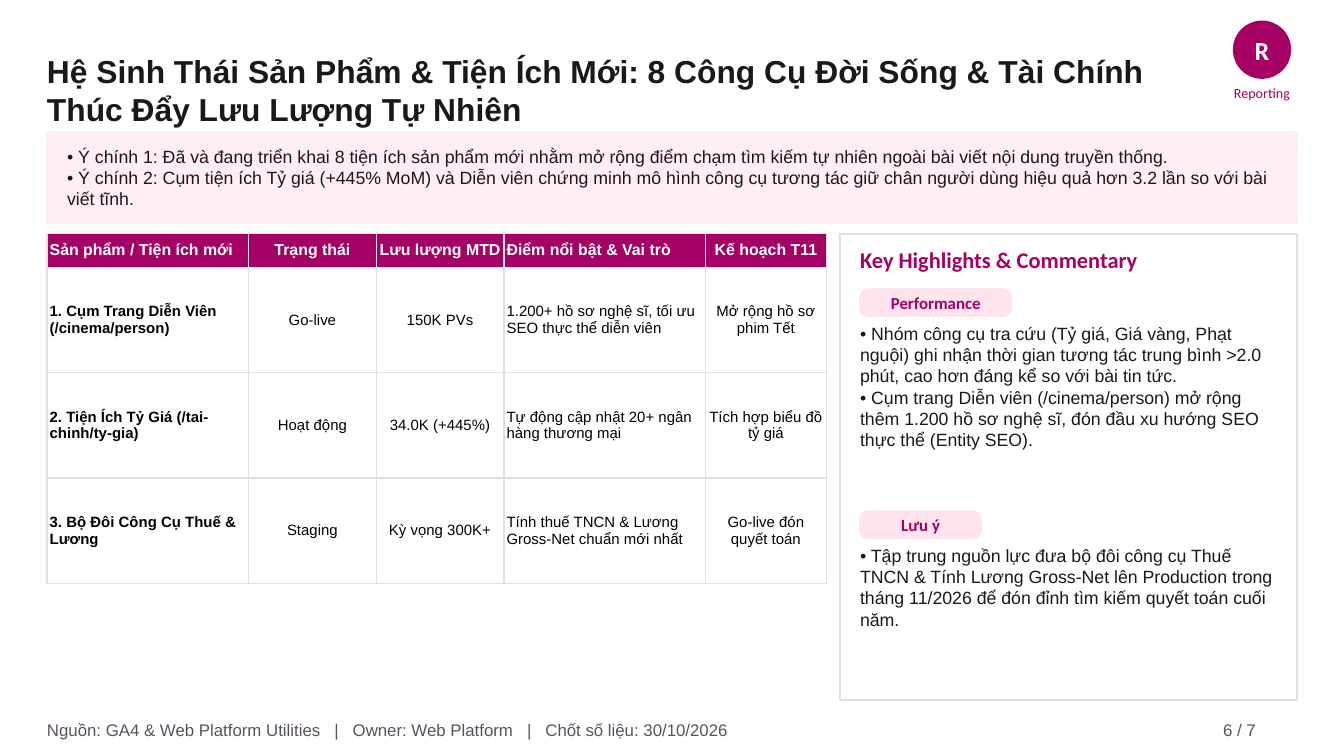
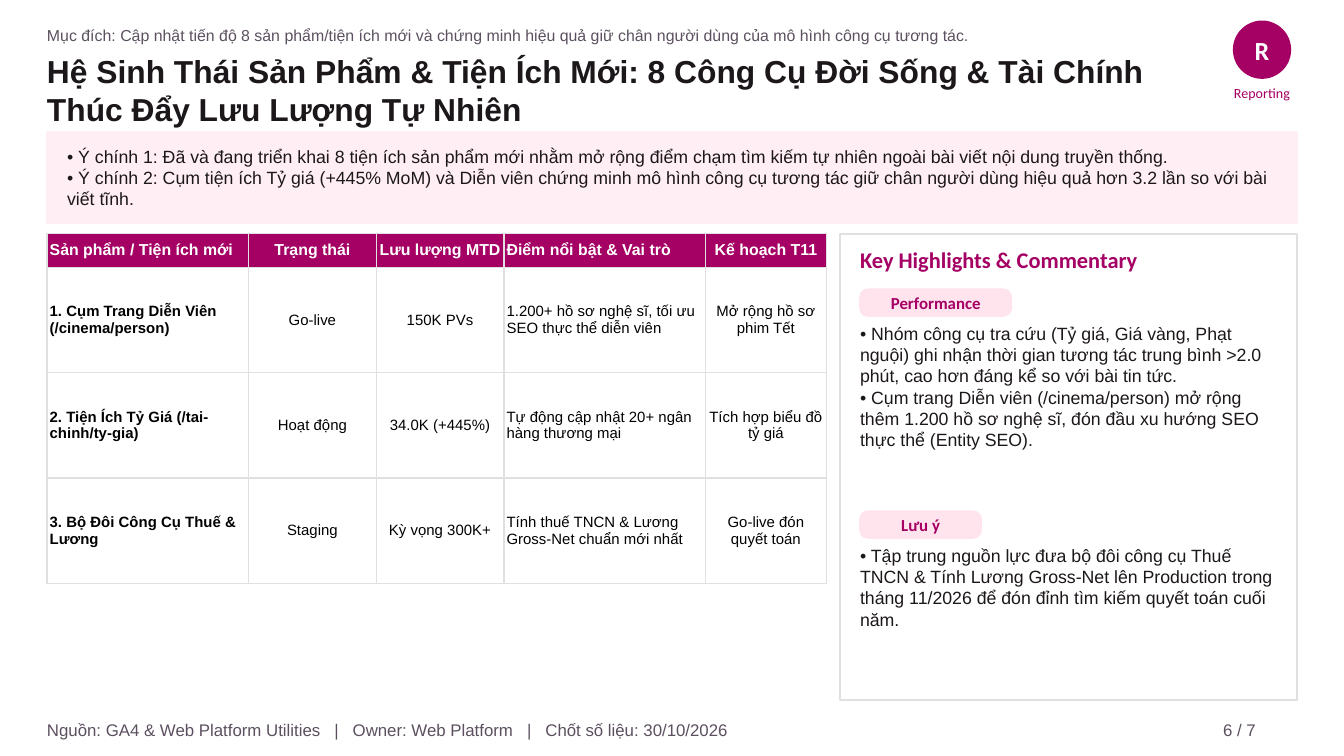
Before and after one commit to vanhien26/hienho-knowledgebase, a slide deck: slide 6 of 07_REPORTS/docs/presentations/Web_Platform_Thang_10_2026_Monthly_Report.pptx. Drawn at 1344x756 pixels with LibreOffice and Linux fonts; fonts in the diff are those of the drawing. Boxes give left, top, right and bottom in pixels: in the first picture for what was removed or moved away, otherwise in the second. Text is boxed around its words. In the diff, an @@ line names an element or a change of style, - is before the commit and + after.

```diff
--- a/07_REPORTS/docs/presentations/Web_Platform_Thang_10_2026_Monthly_Report.pptx
+++ b/07_REPORTS/docs/presentations/Web_Platform_Thang_10_2026_Monthly_Report.pptx
@@ text added at [47, 28, 969, 45], 8.5 pt, text #5C5060 @@
+Mục đích: Cập nhật tiến độ 8 sản phẩm/tiện ích mới và chứng minh hiệu quả giữ chân người dùng của mô hình công cụ tương tác.
```
Also in this commit, not shown: 5 other slides changed, 1 other file.
